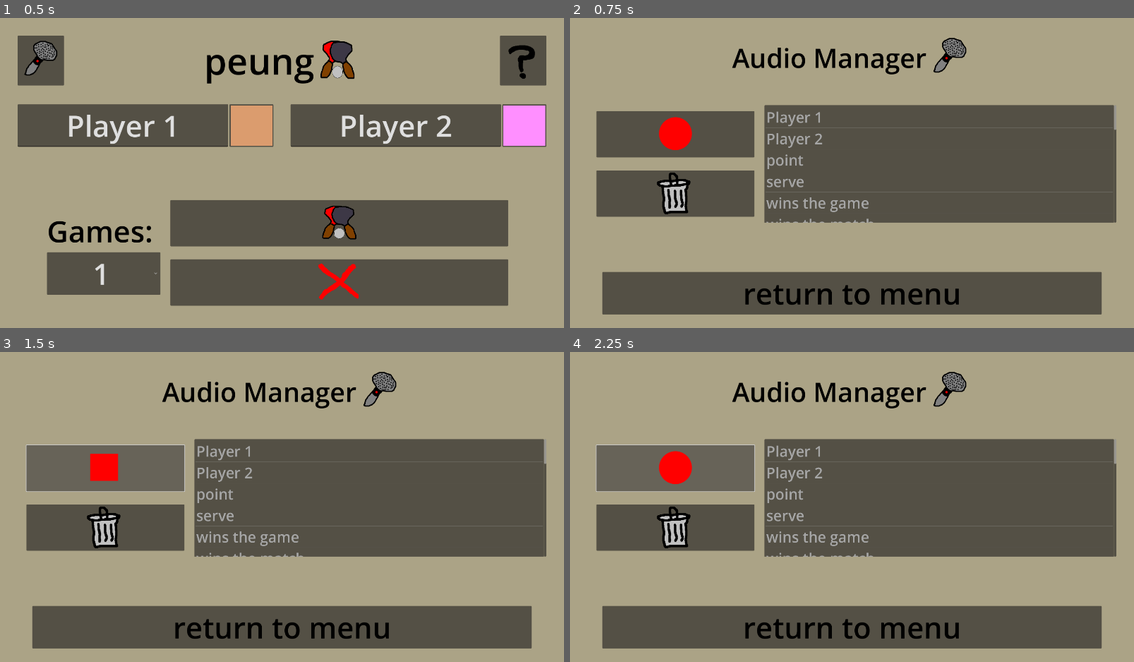
Above: before the commit, frames 1-4 (two rows, left to right).
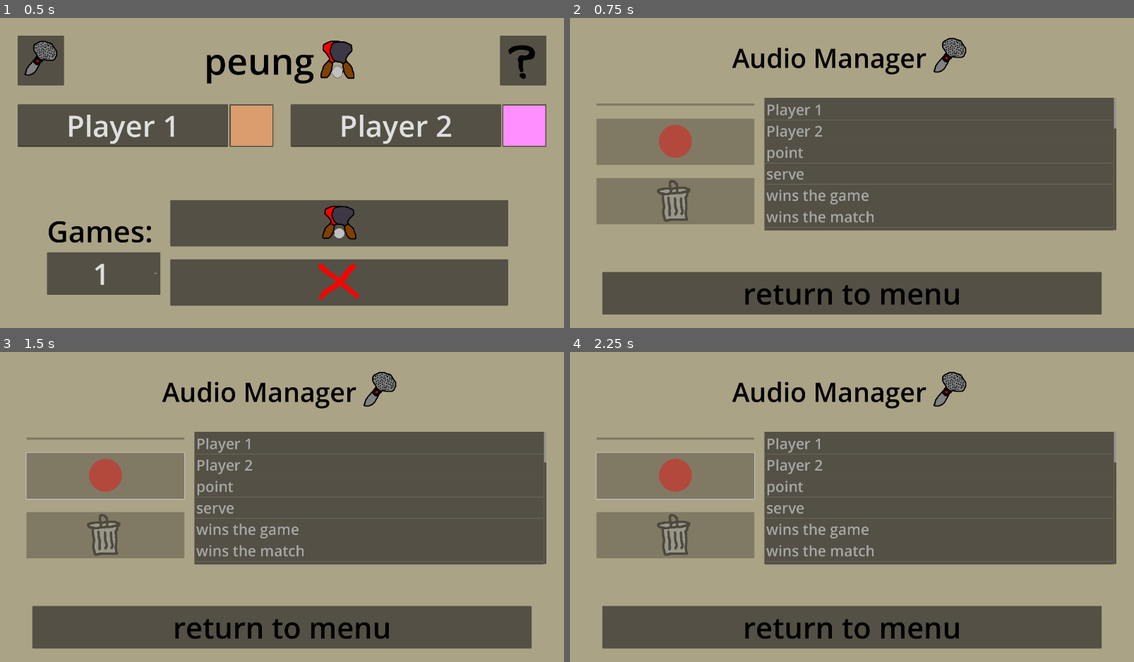
Above: after the commit, the same moments.

Repository: yusufmte/peung-app
Game: Godot game, scene res://scenes/menu.tscn
The game is run twice, just before and just after one commit, with the same random seed, the same clock (stepped at 60 frames per second) and the same inputs.
Inputs (mouse positions are in pixels of both pictures, inside the frame that each line leads up to):
- Up to frame 1 (0.5 s): no input
- Up to frame 2 (0.75 s): click (609, 61) at 0.5 s
- Up to frame 3 (1.5 s): click (107, 469) at 1.27 s
- Up to frame 4 (2.25 s): click (677, 469) at 2.02 s

Frame 1 is identical in both runs. In frame 2, 15% of the frame differs, in the area x 4-97%, y 25-69%; in frame 3, 15%; in frame 4, 15%.

Commit message:
link audio buttons enabledness to selection

Diff:
--- a/scenes/audio_manager.tscn
+++ b/scenes/audio_manager.tscn
@@ -1,9 +1,10 @@
-[gd_scene load_steps=8 format=3 uid="uid://dfca33foh27q8"]
+[gd_scene load_steps=9 format=3 uid="uid://dfca33foh27q8"]
 
 [ext_resource type="Script" uid="uid://bylt58y3m00qt" path="res://scripts/audio_manager.gd" id="1_aoitu"]
 [ext_resource type="Texture2D" uid="uid://bumkhca36v0p0" path="res://icons/mic.png" id="1_mhnvy"]
 [ext_resource type="Texture2D" uid="uid://c7hof84g7sgn2" path="res://icons/record.png" id="2_m6ggh"]
 [ext_resource type="Texture2D" uid="uid://cephd2gucet7x" path="res://icons/delete.png" id="3_aoitu"]
+[ext_resource type="Texture2D" uid="uid://deqas533j3m7a" path="res://icons/play_sound.png" id="3_njtn3"]
 [ext_resource type="Script" uid="uid://d1h31lqevx5xd" path="res://scripts/record_button.gd" id="4_aoitu"]
 
 [sub_resource type="StyleBoxEmpty" id="StyleBoxEmpty_aoitu"]
@@ -94,6 +95,17 @@
 layout_mode = 2
 alignment = 1
 
+[node name="PlayButtonMargin" type="MarginContainer" parent="ColorRect/MarginContainer/VBoxContainer/CenterMargin/CenterHBox/ButtonsMargin/ButtonsVBox"]
+layout_mode = 2
+theme_override_constants/margin_top = 20
+theme_override_constants/margin_bottom = 20
+
+[node name="PlayButton" type="Button" parent="ColorRect/MarginContainer/VBoxContainer/CenterMargin/CenterHBox/ButtonsMargin/ButtonsVBox/PlayButtonMargin"]
+unique_name_in_owner = true
+layout_mode = 2
+icon = ExtResource("3_njtn3")
+icon_alignment = 1
+
 [node name="RecordButtonMargin" type="MarginContainer" parent="ColorRect/MarginContainer/VBoxContainer/CenterMargin/CenterHBox/ButtonsMargin/ButtonsVBox"]
 layout_mode = 2
 theme_override_constants/margin_top = 20
@@ -111,7 +123,8 @@
 theme_override_constants/margin_top = 20
 theme_override_constants/margin_bottom = 20
 
-[node name="DeleteButtonMargin" type="Button" parent="ColorRect/MarginContainer/VBoxContainer/CenterMargin/CenterHBox/ButtonsMargin/ButtonsVBox/DeleteButtonMargin"]
+[node name="DeleteButton" type="Button" parent="ColorRect/MarginContainer/VBoxContainer/CenterMargin/CenterHBox/ButtonsMargin/ButtonsVBox/DeleteButtonMargin"]
+unique_name_in_owner = true
 layout_mode = 2
 icon = ExtResource("3_aoitu")
 icon_alignment = 1
@@ -157,3 +170,4 @@
 bus = &"Record"
 
 [connection signal="pressed" from="ColorRect/MarginContainer/VBoxContainer/CenterMargin/CenterHBox/ButtonsMargin/ButtonsVBox/RecordButtonMargin/RecordButton" to="." method="_on_record_button_pressed"]
+[connection signal="item_selected" from="ColorRect/MarginContainer/VBoxContainer/CenterMargin/CenterHBox/ScrollContainer/AudioManagerItemList" to="." method="_on_audio_manager_item_list_item_selected"]
--- a/scripts/audio_manager.gd
+++ b/scripts/audio_manager.gd
@@ -19,6 +19,8 @@
 	for key in Global.sound_keys():
 		item_list.add_item(key)
 
+	_update_buttons_enabledness()
+
 func _on_ReturnButton_pressed():
 	get_tree().change_scene_to_file("res://scenes/menu.tscn")
 
@@ -36,3 +38,21 @@
 		mic.play()
 		recording_effect.set_recording_active(true)
 		$%RecordButton.set_icon_to_stop()
+
+func _update_buttons_enabledness() -> void:
+	var nothing_selected : bool = not %AudioManagerItemList.is_anything_selected()
+	%RecordButton.disabled = nothing_selected
+	%PlayButton.disabled = nothing_selected
+
+	if nothing_selected:
+		%DeleteButton.disabled = true
+	else:
+		var selected_items : PackedInt32Array = %AudioManagerItemList.get_selected_items()
+		if selected_items.size() != 1:
+			%DeleteButton.disabled = true
+		else:
+			var sound_key : String = %AudioManagerItemList.get_item_text(selected_items[0])
+			%DeleteButton.disabled = not FileAccess.file_exists(Global.get_user_sound_path(sound_key))
+
+func _on_audio_manager_item_list_item_selected(index: int) -> void:
+	_update_buttons_enabledness()
